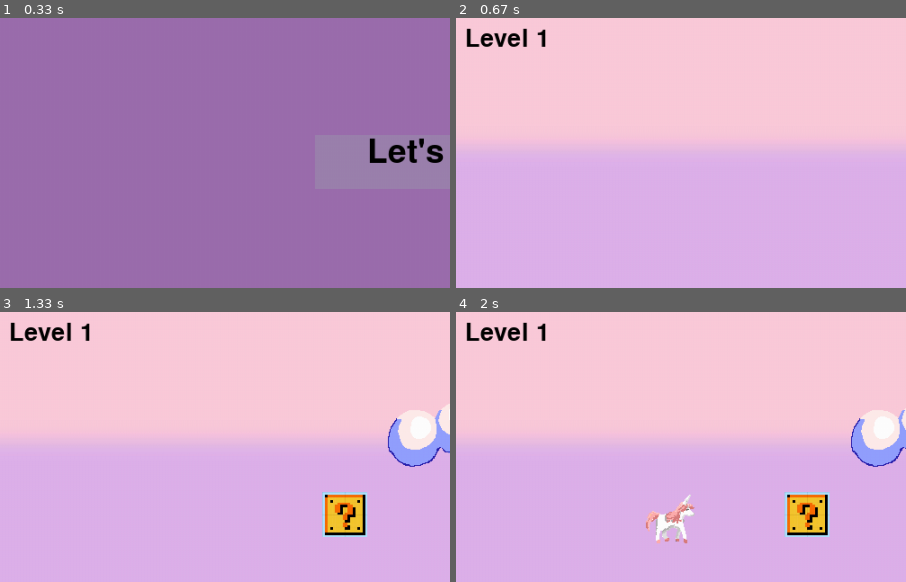
Above: before the commit, frames 1-4 (two rows, left to right).
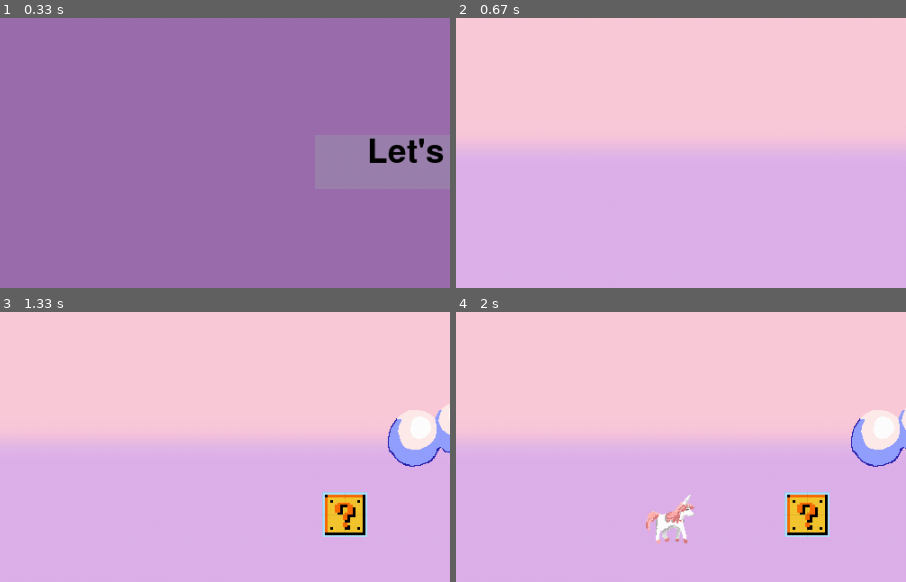
Above: after the commit, the same moments.

Repository: piterbsj/PyGame
Game: pygame game, started from main.py
Same seed, same stepped clock (60 frames per second), same inputs: the game is played once before the commit and once after it.
Inputs (mouse positions are % of the whole screen's width and height, from its top left):
- Up to frame 1 (0.33 s): no input
- Up to frame 2 (0.67 s): click (35, 58) at 0.38 s
- Up to frame 3 (1.33 s): hold Right 0.67-1.13 s; hold Right from 1.17 s (still down); tap Space at 1.23 s
- Up to frame 4 (2 s): tap Space at 1.53, 1.73 s; release Right at 1.63 s; hold Left from 1.67 s (still down)
The pictures show only the part of the screen within x 0-50%, y 0-50%; the shares and areas given below are measured in that part.

Frame 1 is identical in both runs. In frame 2, 0.6% of the frame differs, in the area x 2-20%, y 3-11%; in frame 3, 0.6%; in frame 4, 0.6%.

Commit message:
последняя версия

Diff:
--- a/animation/salut.py
+++ b/animation/salut.py
@@ -1,43 +1,39 @@
 import sys
-
 import pygame
 from pygame.constants import QUIT, K_ESCAPE, KEYDOWN
-
 from models.methods import load_image
 
+class Animation:
+    def __init__(self, w1, h1, k, fps, image_path, position):
+        self.animation_frames = []
+        self.timer = pygame.time.Clock()
+        self.image = load_image(image_path)
 
-def my_animation(w1, h1, k, fps, name, position):
-    animation_frames = []
-    timer = pygame.time.Clock()
-    image = load_image("Firework.png")
+        self.width, self.height = self.image.get_size()
+        self.w, self.h = self.width / w1, self.height / h1
 
-    sprite = pygame.image.load("Firework.png".format(name)).convert_alpha()
+        row = 0
+        for j in range(int(self.height / self.h)):
+            for i in range(int(self.width / self.w)):
+                self.animation_frames.append(self.image.subsurface(pygame.Rect(i * self.w, row, self.w, self.h)))
+            row += int(self.h)
 
-    width, height = sprite.get_size()
-    w, h = width / w1, height / h1
+        self.counter = 0
+        self.k = k
+        self.fps = fps
+        self.position = position
 
-    row = 0
+    def update(self, screen: pygame.Surface):
+        screen.blit(self.animation_frames[self.counter], self.position)
+        self.counter = (self.counter + 1) % self.k
 
-    for j in range(int(height / h)):
-        for i in range(int(width / w)):
-            animation_frames.append(image.subsurface(pygame.Rect(i * w, row, w, h)))
-        row += int(h)
+    def run(self, screen: pygame.Surface):
+        while True:
+            for evt in pygame.event.get():
+                if evt.type == QUIT or (evt.type == KEYDOWN and evt.key == K_ESCAPE):
+                    sys.exit()
 
-    counter = 0
+            self.update(screen)
 
-    while True:
-        for evt in pygame.event.get():
-            if evt.type == QUIT or (evt.type == KEYDOWN and evt.key == K_ESCAPE):
-                sys.exit()
-
-        scr.blit(animation_frames[counter], position) #отрисовка на экран надо добавить как-то
-
-        counter = (counter + 1) % k
-
-        pygame.display.update()
-        timer.tick(fps)
-
-
-if __name__ == "__main__":
-    x = 20
-    my_animation(6, 5, 24, x, "Firework.png", (300, 300))
+            pygame.display.update()
+            self.timer.tick(self.fps)
--- a/level/level_2.txt
+++ b/level/level_2.txt
@@ -1 +1,9 @@
-500, 200, 50, 50
+500, 360, 70, 110, 1
+800, 390, 70, 105, 1
+1280, 280, 70, 185, 1
+2048, 300, 50, 50, 0
+2098, 300, 50, 50, 0
+2148, 300, 50, 50, 0
+1900, 380, 70, 100, 1
+2700, 360, 70, 110, 1
+3400, 285, 70, 190, 1
--- a/main.py
+++ b/main.py
@@ -1,5 +1,7 @@
 import pygame
-from polscreen import start_window, game, win_or_loss, change_level_window
+
+import polscreen
+from polscreen import start_window, game, win_or_loss, change_level_window, Animation
 
 screen_dict = {1: start_window,
                2: game,
--- a/models/obstacles.py
+++ b/models/obstacles.py
@@ -26,22 +26,27 @@
             sprite_obst = pygame.sprite.Sprite()
             if obst[4] == 0:
                 sprite_obst.image = pygame.image.load('image/obd.jpg')
-                sprite_obst.image = pygame.transform.scale(sprite_obst.image, (obst[2], obst[3]))
-                self.mask = pygame.mask.from_surface(sprite_obst.image)
-                sprite_obst.rect = box_hitbox
-                self.all_sprites_boxes.add(sprite_obst)
+                # sprite_obst.image = pygame.transform.scale(sprite_obst.image, (obst[2], obst[3]))
+                # self.mask = pygame.mask.from_surface(sprite_obst.image)
+                # sprite_obst.rect = box_hitbox
+                # self.all_sprites_boxes.add(sprite_obst)
             else:
                 sprite_obst.image = pygame.image.load('image/box.png')
-                sprite_obst.image = pygame.transform.scale(sprite_obst.image, (obst[2], obst[3]))
-                self.mask = pygame.mask.from_surface(sprite_obst.image)
-                sprite_obst.rect = box_hitbox
-                self.all_sprites_pipes.add(sprite_obst)
+                # sprite_obst.image = pygame.transform.scale(sprite_obst.image, (obst[2], obst[3]))
+                # self.mask = pygame.mask.from_surface(sprite_obst.image)
+                # sprite_obst.rect = box_hitbox
+                # self.all_sprites_pipes.add(sprite_obst)
+
+            sprite_obst.image = pygame.transform.scale(sprite_obst.image, (obst[2], obst[3]))
+            self.mask = pygame.mask.from_surface(sprite_obst.image)
+            sprite_obst.rect = box_hitbox
+            self.all_sprites_boxes.add(sprite_obst)
 
             self.newcoord.append([box_hitbox, box_hitbox.x, self.mask])
 
     def draw(self, screen: pygame.Surface):
         self.all_sprites_boxes.draw(screen)
-        self.all_sprites_pipes.draw(screen)
+        # self.all_sprites_pipes.draw(screen)
 
     def moveall(self, keys):
         if keys[pygame.K_RIGHT]:
--- a/models/persons/villainpers.py
+++ b/models/persons/villainpers.py
@@ -7,8 +7,8 @@
 class Snail:                   #улитки
     SPEED = 50
     def __init__(self, n=1):
-        self.levels = {1: [1700, 2100, 3200, 1800, 1900],
-                       2: []}
+        self.levels = {1: [1700, 2720, 3200, 4362, 1900],
+                       2: [700, 1120, 1792, 2867]}
         self.spawn = []
         self.newrect(n)
 
--- /dev/null
+++ b/phythics/physic.py
@@ -0,0 +1,27 @@
+import pygame
+import Box2D
+from Box2D.b2 import world
+
+
+class GameWorld:
+    def __init__(self):
+        self.world = world(gravity=(0, -10), doSleep=True)
+
+    def step(self, time_step, vel_iters, pos_iters):
+        self.world.Step(time_step, vel_iters, pos_iters)
+
+    def clear_forces(self):
+        self.world.ClearForces()
+
+
+class GameObject:
+    def __init__(self, world, position, size, image_path):
+        self.body = world.CreateStaticBody(
+            position=position,
+            shapes=Box2D.b2PolygonShape(box=size)
+        )
+        self.image = pygame.image.load(image_path)
+        self.rect = self.image.get_rect(center=(position[0] * 30, 600 - position[1] * 30))
+
+    def update(self):
+        self.rect.center = (self.body.position[0] * 30, 600 - self.body.position[1] * 30)
--- a/polscreen.py
+++ b/polscreen.py
@@ -7,6 +7,7 @@
 from models.methods import load_image
 from models.obstacles import Obstacles
 from models.zone import Money
+from animation.salut import Animation
 
 LEVEL = 1
 LOSE = False
@@ -17,6 +18,7 @@
 def game(screen):
     global LOSE
     global POINTS
+    c = 0
 
     background_zone = Background('backgroundnew.jpg',(0, 0))
     ground = Background('ground.jpg',(0, 0))
@@ -27,12 +29,14 @@
     enemy = Snail(LEVEL)
     pony = Pony()
     move = Background('backgroundnew.jpg', (0, 0))
+    x = 20
+    animation = Animation(6, 5, 24, x, "animation/Firework.png", (500, 200))
 
     running = True
     clock = pygame.time.Clock()
 
     all_sound = pygame.mixer.Sound('music/music_for_game.mp3')
-    all_sound.set_volume(0)
+    all_sound.set_volume(0.2)
     all_sound.play()
 
     jump_sound = pygame.mixer.Sound('music/jump_sound.wav')
@@ -54,7 +58,12 @@
         elif background_zone.win:
             all_sound.stop()
             win_sound.play()
-            pygame.time.delay(7000)
+            while c < 100:
+                animation.update(screen)
+                pygame.display.update()
+                animation.timer.tick(animation.fps)
+                time.delay(10)
+                c += 1
             background_zone.win = False
             return 4
 
@@ -70,7 +79,7 @@
                 pony.image = pony.image_pony
                 pony.update(enemy)
 
-        for im in boxes.newcoord[1::]:
+        for im in boxes.newcoord:
             if pony.pony_hitbox.colliderect(im[0]):
                 if pony.velocity_y > 0:  # Проверка, движется ли игрок вниз
                     pony.pony_hitbox.bottom = im[0].top + 10
@@ -119,7 +128,6 @@
         ground.draw_gr(screen)
         pony.draw(screen)
         pony.jump(screen, keys)
-        level_zone.text(screen)
         pygame.display.flip()
         clock.tick(30)
 
